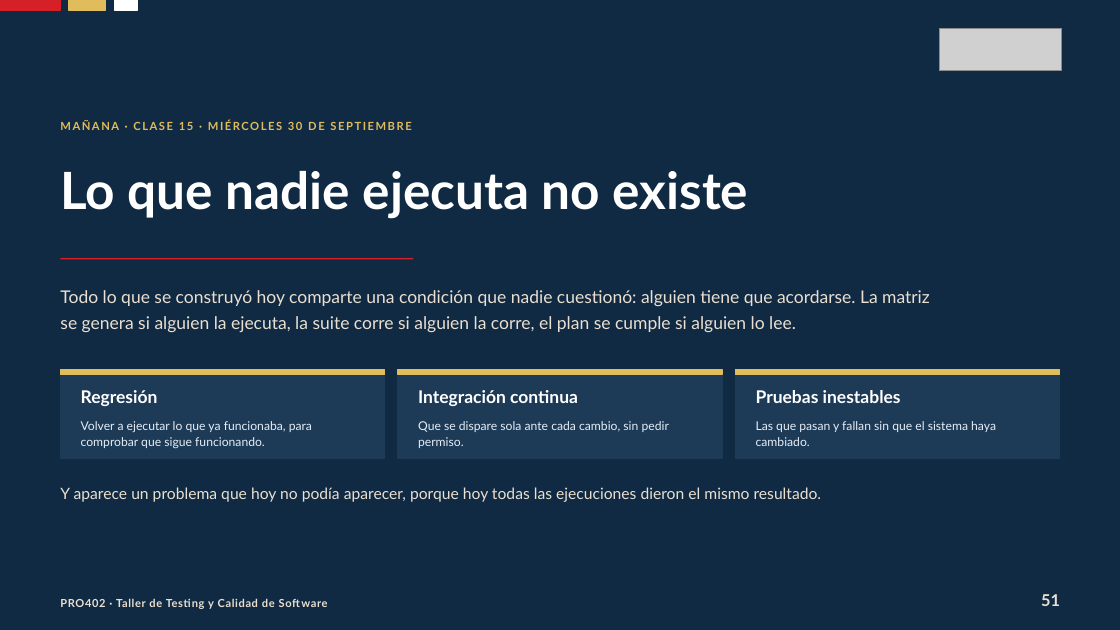
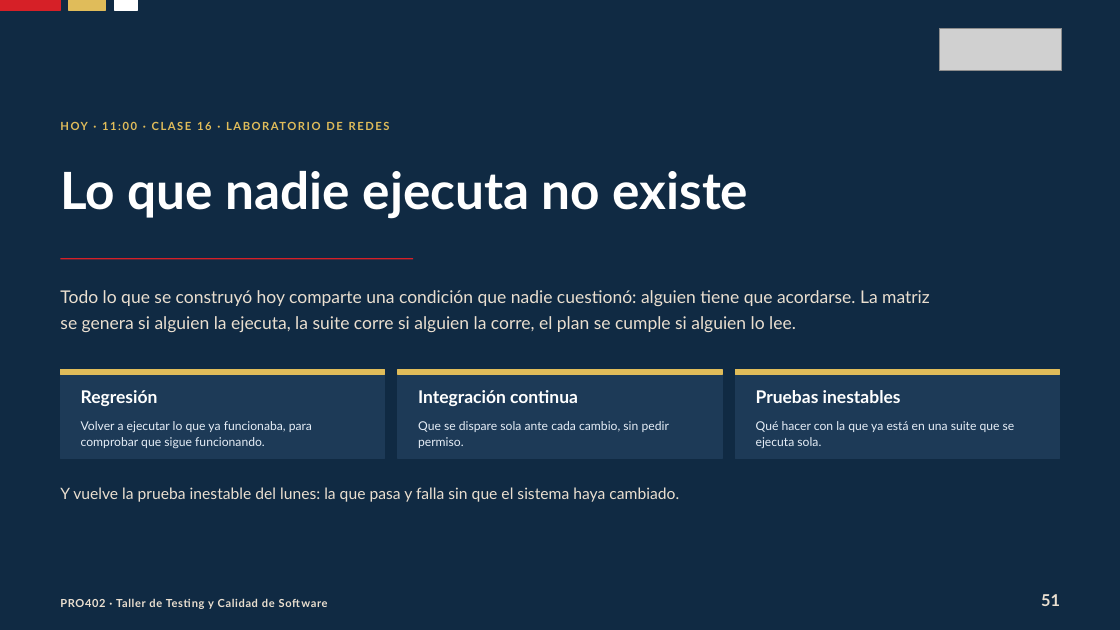
Before and after one commit to Dieg0Code/pro402-taller-de-testing-2026, a slide deck: slide 51 of clases/semana-05/02/ppt/Clase-14-Que-Se-Decidio-Probar.pptx. Drawn at 1120x630 pixels with LibreOffice and Linux fonts; fonts in the diff are those of the drawing; grey boxes stand for pictures. Boxes give left, top, right and bottom in pixels: in the first picture for what was removed or moved away, otherwise in the second. Text is boxed around its words. In the diff, an @@ line names an element or a change of style, - is before the commit and + after.

```diff
--- a/clases/semana-05/02/ppt/Clase-14-Que-Se-Decidio-Probar.pptx
+++ b/clases/semana-05/02/ppt/Clase-14-Que-Se-Decidio-Probar.pptx
@@ text at (60,120,411,130): text changed @@
-MAÑANA · CLASE 15 · MIÉRCOLES 30 DE SEPTIEMBRE
+HOY · 11:00 · CLASE 16 · LABORATORIO DE REDES
@@ text at (756,421,1015,448): text changed @@
-Las que pasan y fallan sin que el sistema haya cambiado.
+Qué hacer con la que ya está en una suite que se ejecuta sola.
@@ text at (60,487,679,502): text changed @@
-Y aparece un problema que hoy no podía aparecer, porque hoy todas las ejecuciones dieron el mismo resultado.
+Y vuelve la prueba inestable del lunes: la que pasa y falla sin que el sistema haya cambiado.
```
Also in this commit, not shown: 23 other slides changed, 2 other files.
